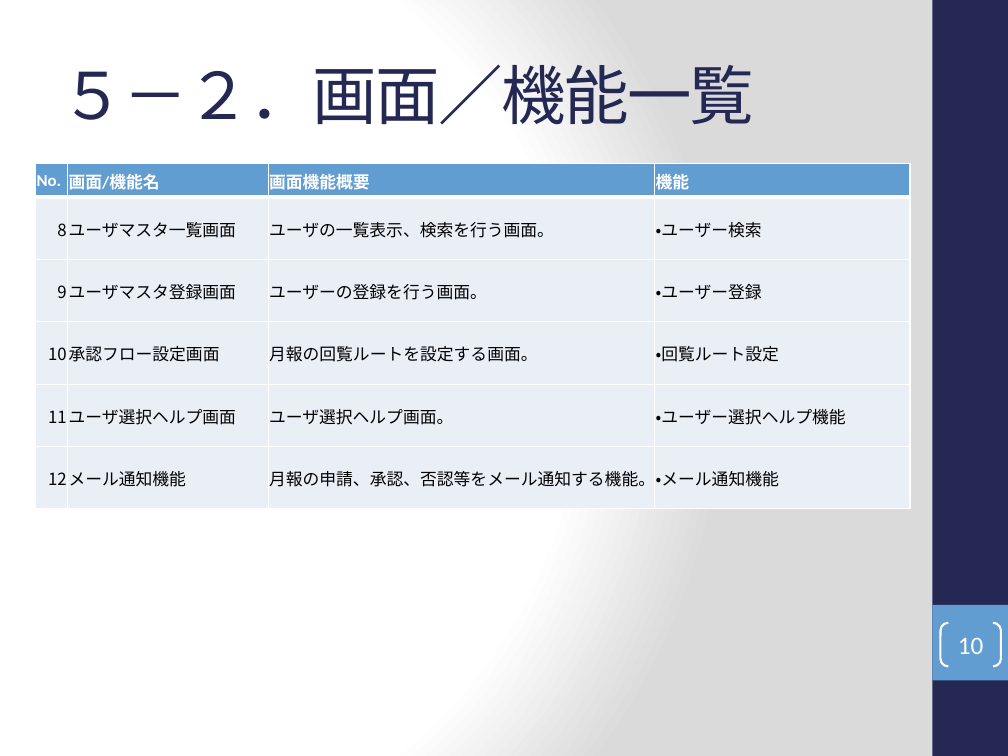
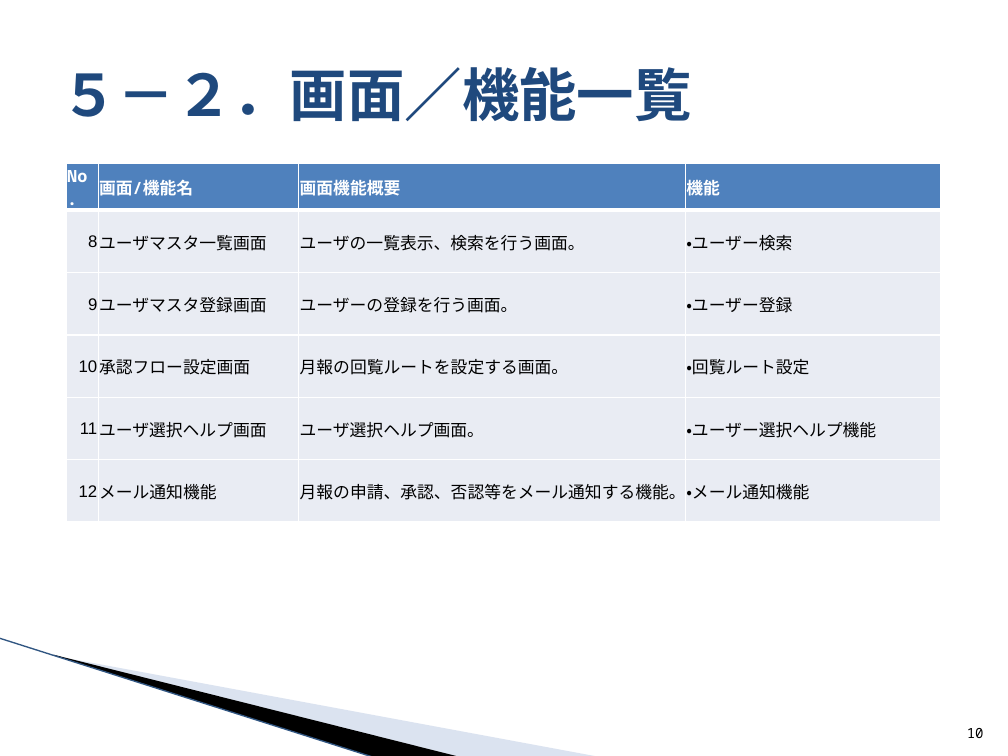
Before and after one commit to around7days/AppFreeMemo, a slide deck: slide 10 of 月報システム化提案.pptx. Drawn at 1008x756 pixels with LibreOffice and Linux fonts; fonts in the diff are those of the drawing; background and template pictures are left out. Boxes give left, top, right and bottom in pixels: in the first picture for what was removed or moved away, otherwise in the second. Text is boxed around its words. In the diff, an @@ line names an element or a change of style, - is before the commit and + after.

```diff
--- a/月報システム化提案.pptx
+++ b/月報システム化提案.pptx
@@ background gradient #FFFFFF to #DADADA to #FFFFFF @@
@@ rectangle removed at bbox=[932, 0, 1008, 756] @@
@@ title "５－２．画面／機能一覧" at bbox=[60, 67, 691, 121]: size 46 to 41 pt, font Cambria to Noto Sans Mono, text colour #242852 to #1F497D, letter spacing -1 to 0 pt, bold on @@
@@ table at bbox=[67, 163, 941, 508] @@
@@ fill #629DD1 to #4F81BD in row 1 @@
@@ fill #EAEFF7 to #E9EDF4 in 20 cells @@
@@ font Calibri to Noto Sans Mono @@
@@ font Noto Sans CJK JP to Arial in "8", "9", "10", "11" and 1 more places @@
@@ table: place and size @@
-table at bbox=[35, 163, 910, 508]
+table at bbox=[67, 163, 941, 508]
@@ rectangle removed at bbox=[932, 605, 1008, 680] @@
@@ line added from (0, 638) to (374, 756), #9EB3D6 0.95 pt @@
@@ freeform shape added at bbox=[53, 654, 461, 756], fill #000000 @@
@@ freeform shape added at bbox=[55, 655, 600, 756], fill #A7B9DB at 40% opacity @@
@@ page number: place and size @@
-page number at bbox=[940, 623, 1001, 666]
+page number at bbox=[967, 728, 984, 738]
@@ page number at bbox=[967, 728, 984, 738]: size 18 to 10 pt, font Calibri to Noto Sans Mono, text colour #FFFFFF to #000000; alignment centre to right; vertical alignment middle to bottom; outline #FFFFFF 1.5 pt to none @@
```
Also in this commit, not shown: 12 other slides changed, 2 other files.
